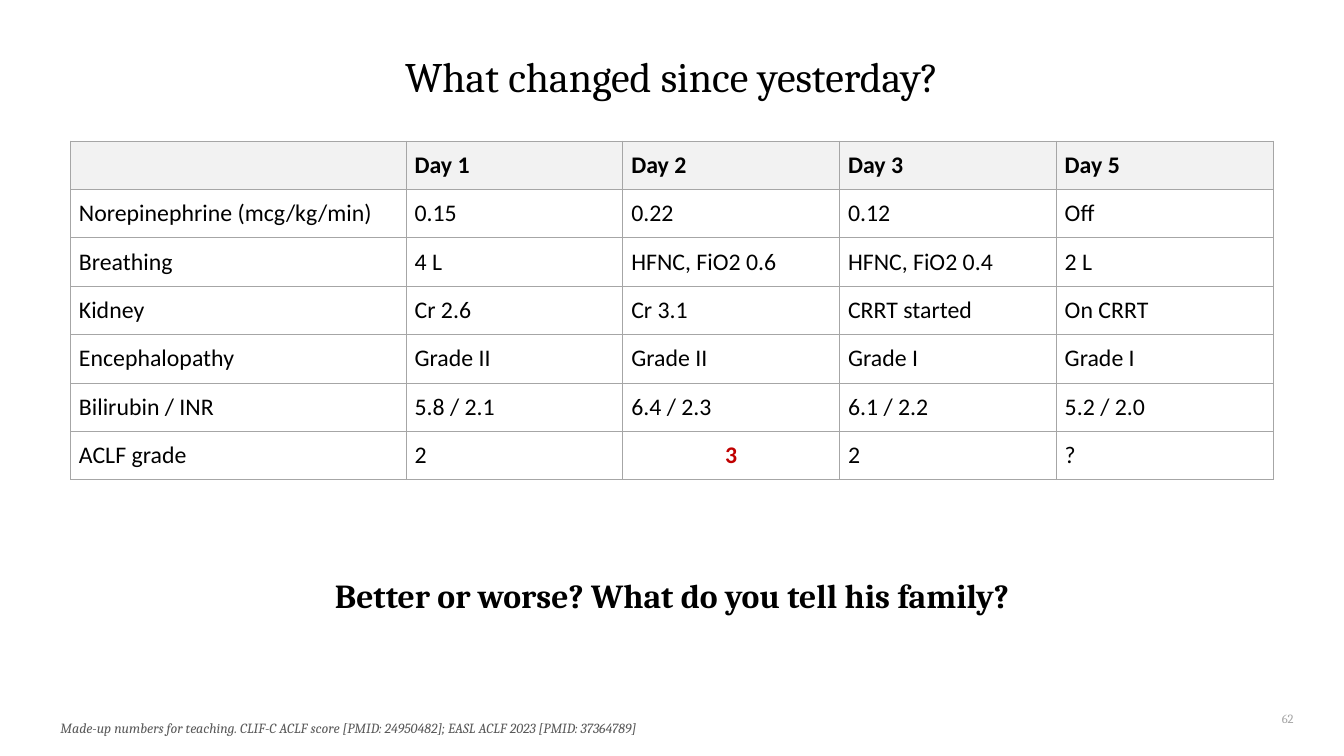
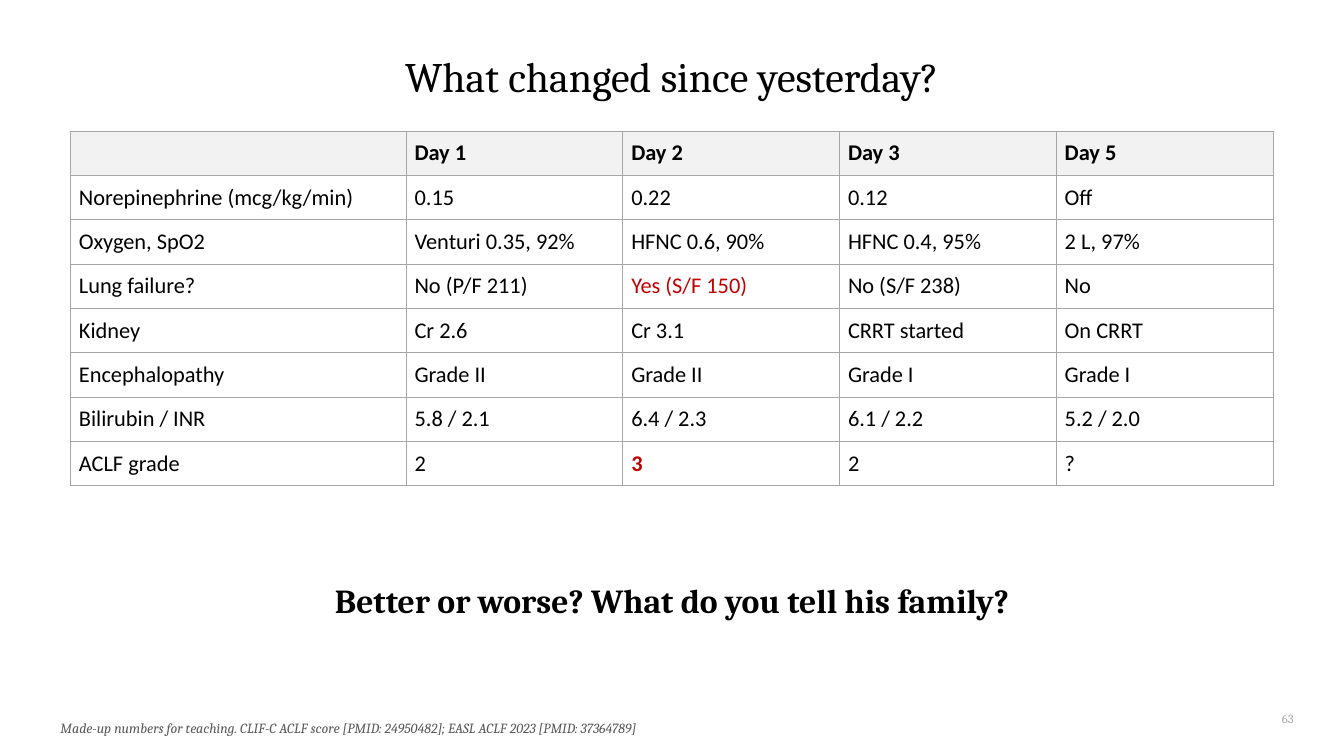
Before and after one commit to qaddodi/mohammad-almeqdadi-lectures, a slide deck: slide 63 of lectures/acute-liver-failure-aclf-in-icu/ALF and ACLF in the ICU.pptx (slide 62 before the commit). Drawn at 1344x756 pixels with LibreOffice and Linux fonts; fonts in the diff are those of the drawing. Boxes give left, top, right and bottom in pixels: in the first picture for what was removed or moved away, otherwise in the second. Text is boxed around its words. In the diff, an @@ line names an element or a change of style, - is before the commit and + after.

```diff
--- a/lectures/acute-liver-failure-aclf-in-icu/ALF and ACLF in the ICU.pptx
+++ b/lectures/acute-liver-failure-aclf-in-icu/ALF and ACLF in the ICU.pptx
@@ table at <box>71,131,1273,479</box> @@
-row 3: Breathing | 4 L | HFNC, FiO2 0.6 | HFNC, FiO2 0.4 | 2 L
+row 3: Oxygen, SpO2 | Venturi 0.35, 92% | HFNC 0.6, 90% | HFNC 0.4, 95% | 2 L, 97%
+row 4: Lung failure? | No (P/F 211) | Yes (S/F 150) | No (S/F 238) | No
@@ table: place and size @@
-table at <box>71,141,1273,471</box>
+table at <box>71,131,1273,479</box>
@@ text "Better or worse? What do ...": place and size @@
-text "Better or worse? What do ..." at <box>335,584,1009,616</box>
+text "Better or worse? What do ..." at <box>335,589,1009,621</box>
```
Also in this commit, not shown: 33 other slides changed, 5 slides added, 1 slide removed, 2 other files.
